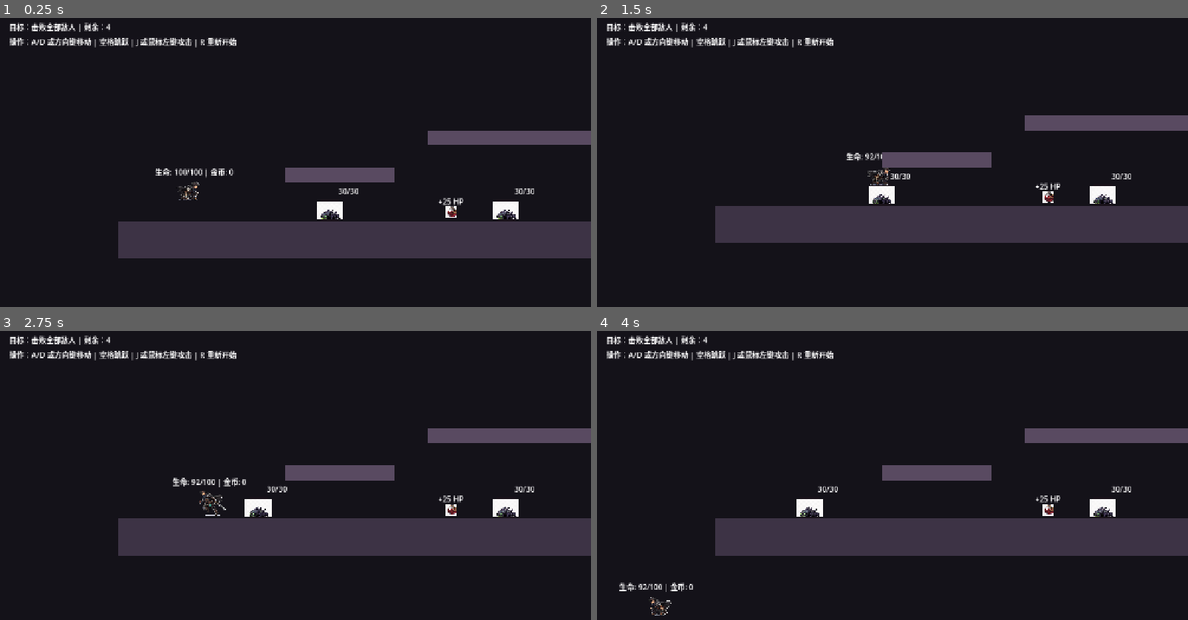
Above: before the commit, frames 1-4 (two rows, left to right).
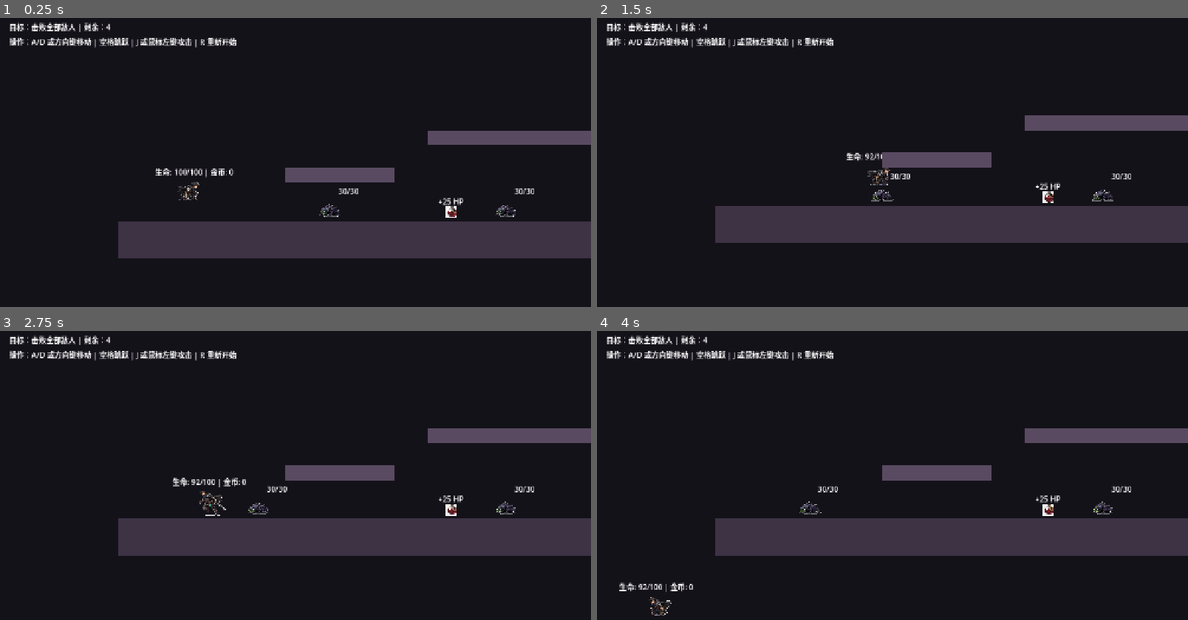
Above: after the commit, the same moments.

Repository: 98longq/relicbound
Game: Godot game, scene res://scenes/levels/test_level.tscn
Two runs of this game, one before a commit and one after it. Both use one fixed random seed, a clock stepped at 60 frames per second and the inputs below.
Inputs (mouse positions are in pixels of both pictures, inside the frame that each line leads up to):
- Up to frame 1 (0.25 s): no input
- Up to frame 2 (1.5 s): tap Enter (ui_accept) at 0.5, 0.77 s; move the mouse to (862, 243) at 0.52 s; hold R 0.53-1.28 s; hold Right (ui_right) from 0.53 s (still down); click (862, 243) at 0.67 s; move the mouse to (1069, 228) at 1.27 s; tap Space at 1.35 s
- Up to frame 3 (2.75 s): tap Enter (ui_accept) at 1.52 s; move the mouse to (118, 440) at 2.02 s; release Right (ui_right) at 2.03 s; hold Left (ui_left) from 2.03 s (still down); hold J from 2.03 s (still down)
- Up to frame 4 (4 s): keep holding Left (ui_left); move the mouse to (922, 489) at 2.77 s; release J at 2.78 s; tap R at 2.85 s; click (922, 489) at 2.92 s; tap Enter (ui_accept) at 3.02, 3.77 s; move the mouse to (803, 409) at 3.52 s; hold Space from 3.53 s (still down)

The runs differ from the first frame. In frame 1, 0.5% of the frame differs, in the area x 53-88%, y 63-70%; in frame 2, 0.5%; in frame 3, 0.5%, in the area x 41-88%, y 58-65%; in frame 4, 0.5%.

Commit message:
Remove generated sheet background from common enemy

Diff:
--- a/scenes/enemies/test_enemy.tscn
+++ b/scenes/enemies/test_enemy.tscn
@@ -1,12 +1,19 @@
-[gd_scene load_steps=6 format=3]
+[gd_scene load_steps=7 format=3]
 
 [ext_resource type="Script" path="res://scripts/enemies/enemy_base.gd" id="1_enemy_base"]
 [ext_resource type="PackedScene" path="res://scenes/items/pickup_gold.tscn" id="2_pickup_gold"]
 [ext_resource type="Texture2D" path="res://assets/generated/enemy_sheet.png" id="3_enemy_sheet"]
+[ext_resource type="Shader" path="res://assets/shaders/remove_sheet_bg.gdshader" id="4_remove_bg"]
 
 [sub_resource type="AtlasTexture" id="AtlasTexture_crawler_idle"]
 atlas = ExtResource("3_enemy_sheet")
-region = Rect2(44, 102, 136, 92)
+region = Rect2(45, 130, 130, 85)
+
+[sub_resource type="ShaderMaterial" id="ShaderMaterial_enemy_bg"]
+shader = ExtResource("4_remove_bg")
+shader_parameter/brightness_cutoff = 0.82
+shader_parameter/saturation_cutoff = 0.18
+shader_parameter/alpha_cutoff = 0.05
 
 [sub_resource type="RectangleShape2D" id="RectangleShape2D_enemy"]
 size = Vector2(40, 48)
@@ -25,9 +32,10 @@
 offset_top = -48.0
 offset_right = 20.0
 offset_bottom = 0.0
-color = Color(0.7, 0.18, 0.22, 0.03)
+color = Color(1, 1, 1, 0)
 
 [node name="Art" type="Sprite2D" parent="Visual"]
+material = SubResource("ShaderMaterial_enemy_bg")
 position = Vector2(20, 25)
 scale = Vector2(0.42, 0.42)
 texture = SubResource("AtlasTexture_crawler_idle")
